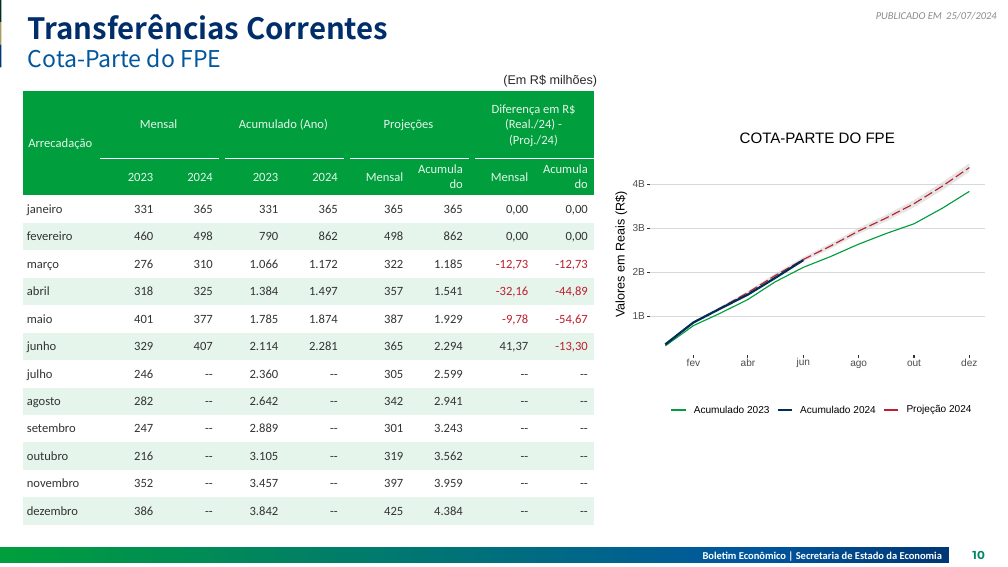
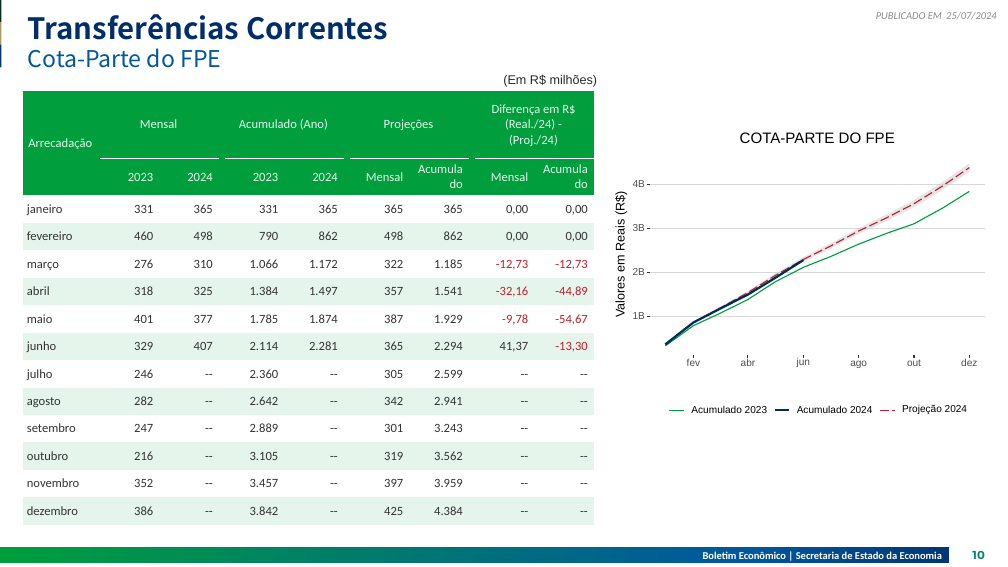
Before and after one commit to raphaellima1/Relatorio_receita, a slide deck: slide 10 of 2024-07-25V2.pptx. Drawn at 1008x567 pixels with LibreOffice and Linux fonts; fonts in the diff are those of the drawing. Boxes give left, top, right and bottom in pixels: in the first picture for what was removed or moved away, otherwise in the second. Text is boxed around its words. In the diff, an @@ line names an element or a change of style, - is before the commit and + after.

```diff
--- a/2024-07-25V2.pptx
+++ b/2024-07-25V2.pptx
@@ rectangle: place and size @@
-rectangle at (658, 395, 978, 425)
+rectangle at (662, 395, 972, 425)
@@ freeform shape: place and size @@
-freeform shape at (671, 411, 686, 411)
+freeform shape at (775, 411, 789, 411)
@@ freeform shape at (775, 411, 789, 411): outline #009E3C 2.13 pt to #002E54 2.13 pt @@
@@ freeform shape removed at (778, 411, 792, 411) @@
@@ freeform shape removed at (778, 411, 792, 411) @@
@@ freeform shape: place and size @@
-freeform shape at (884, 411, 898, 411)
+freeform shape at (880, 411, 895, 411)
@@ freeform shape removed at (884, 411, 898, 411) @@
@@ text "Projeção 2024": place and size @@
-text "Projeção 2024" at (907, 405, 971, 414)
+text "Projeção 2024" at (902, 405, 967, 414)
```
Also in this commit, not shown: 8 other slides changed, 5 other files.
